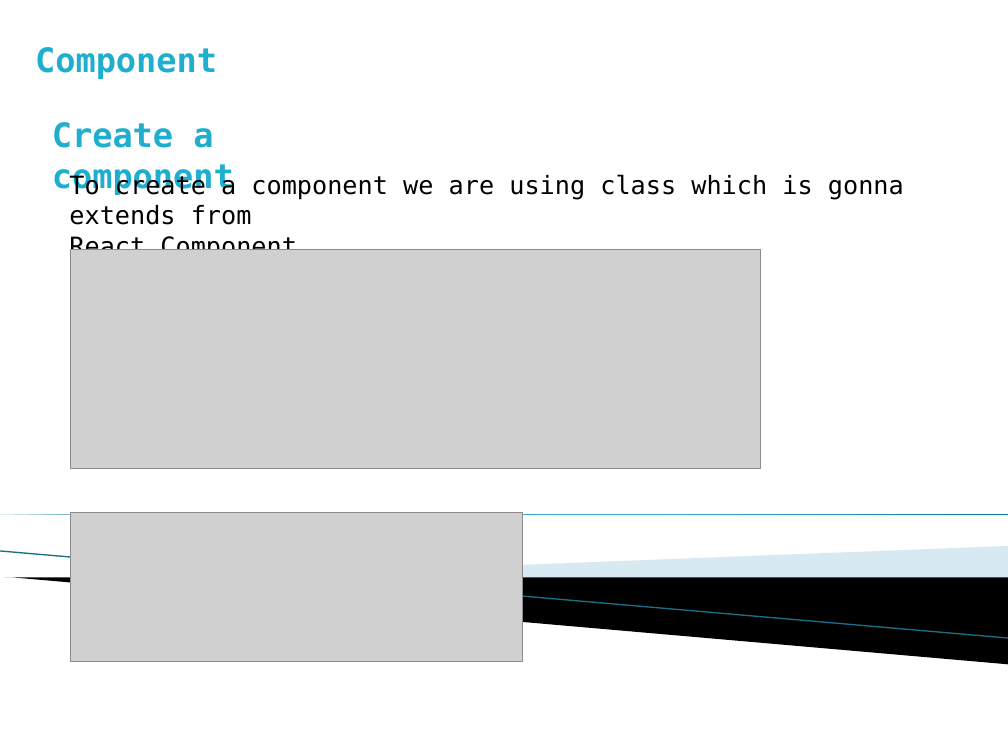
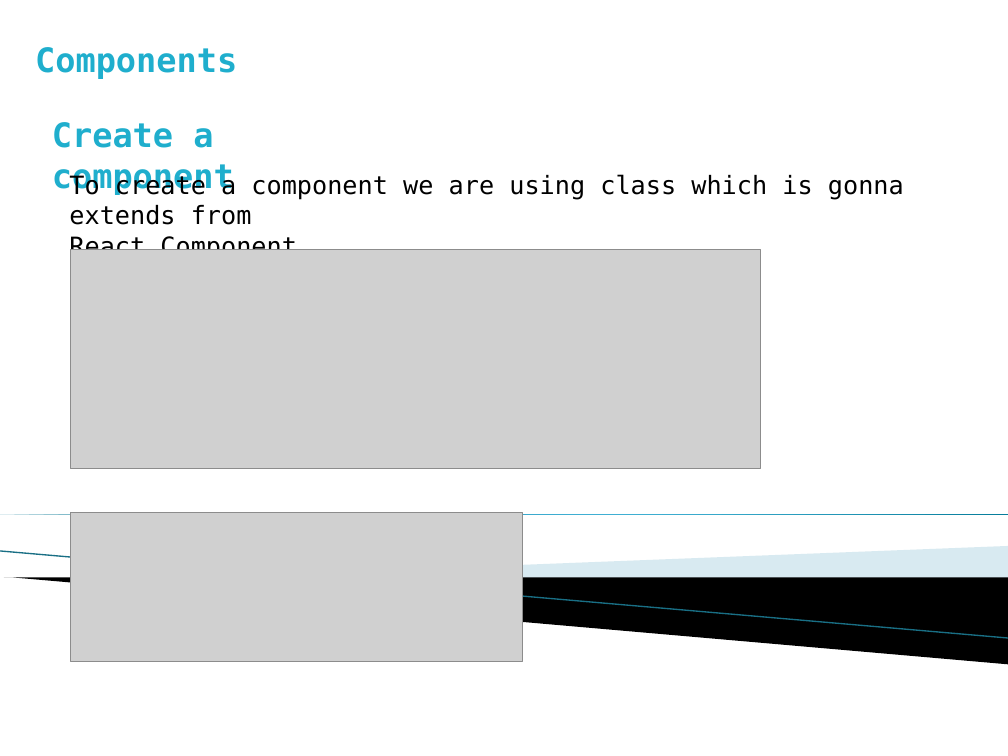
Before and after one commit to prateek3189/React-Tutorial, a slide deck: slide 22 of React-Tutorial.pptx (slide 20 before the commit). Drawn at 1008x756 pixels with LibreOffice and Linux fonts; fonts in the diff are those of the drawing; grey boxes stand for pictures; background and template pictures are left out. Boxes give left, top, right and bottom in pixels: in the first picture for what was removed or moved away, otherwise in the second. Text is boxed around its words. In the diff, an @@ line names an element or a change of style, - is before the commit and + after.

Commit message:
Updated

```diff
--- a/React-Tutorial.pptx
+++ b/React-Tutorial.pptx
@@ text at [35, 47, 237, 79]: text changed @@
-Component
+Components
```
Also in this commit, not shown: 1 other slide changed.
